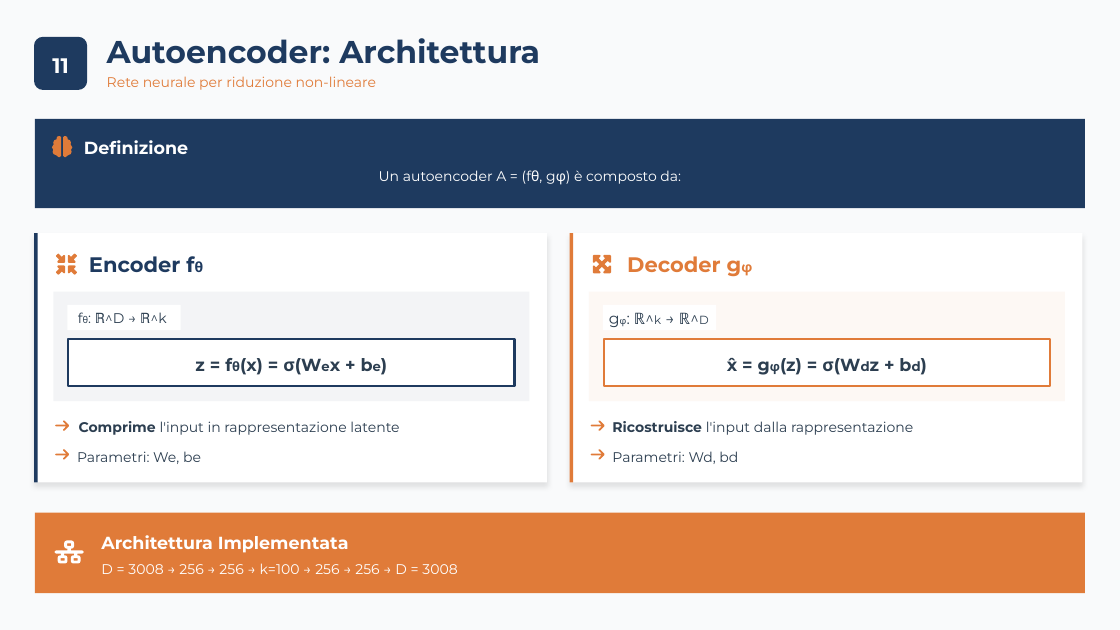
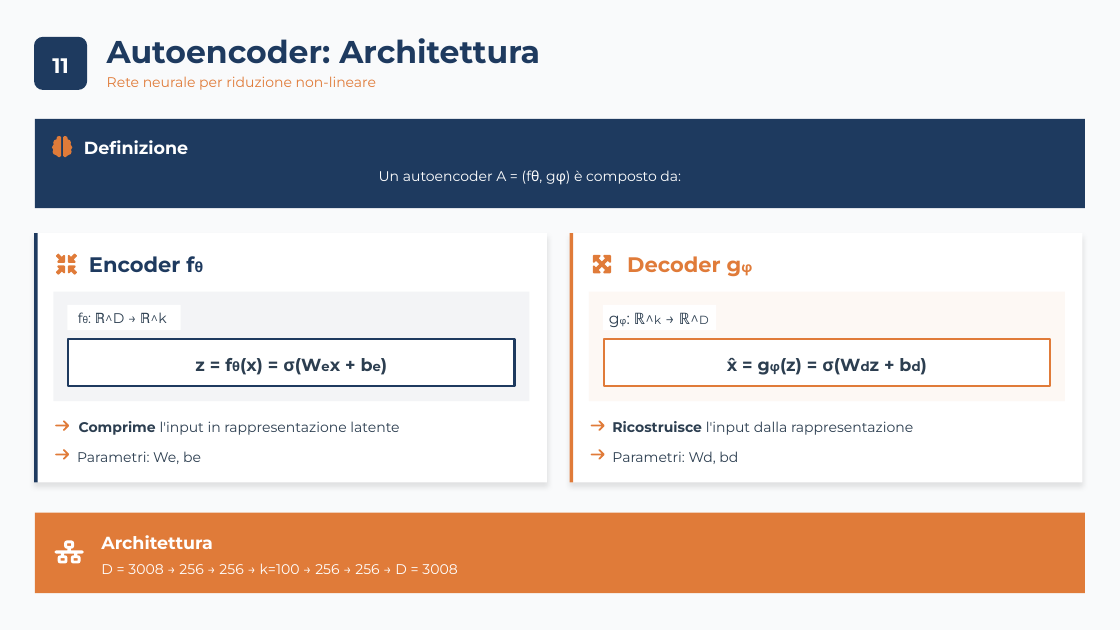
Before and after one commit to carrieroroberto/face-recognition-dimensionality-reduction, a slide deck: slide 13 of results/presentation/Carriero, Leone - Analisi Comparativa per Riduzione Dimensionale, Approccio Lineare e Non-Lineare per Riconoscimento e Verifica Facciale.pptx. Drawn at 1120x630 pixels with LibreOffice and Linux fonts; fonts in the diff are those of the drawing. Boxes give left, top, right and bottom in pixels: in the first picture for what was removed or moved away, otherwise in the second. Text is boxed around its words. In the diff, an @@ line names an element or a change of style, - is before the commit and + after.

```diff
--- a/results/presentation/Carriero, Leone - Analisi Comparativa per Riduzione Dimensionale, Approccio Lineare e Non-Lineare per Riconoscimento e Verifica Facciale.pptx
+++ b/results/presentation/Carriero, Leone - Analisi Comparativa per Riduzione Dimensionale, Approccio Lineare e Non-Lineare per Riconoscimento e Verifica Facciale.pptx
@@ text at (101,535,212,549): text changed @@
-Architettura Implementata
+Architettura
```
Also in this commit, not shown: 19 other slides changed, 2 other files.
